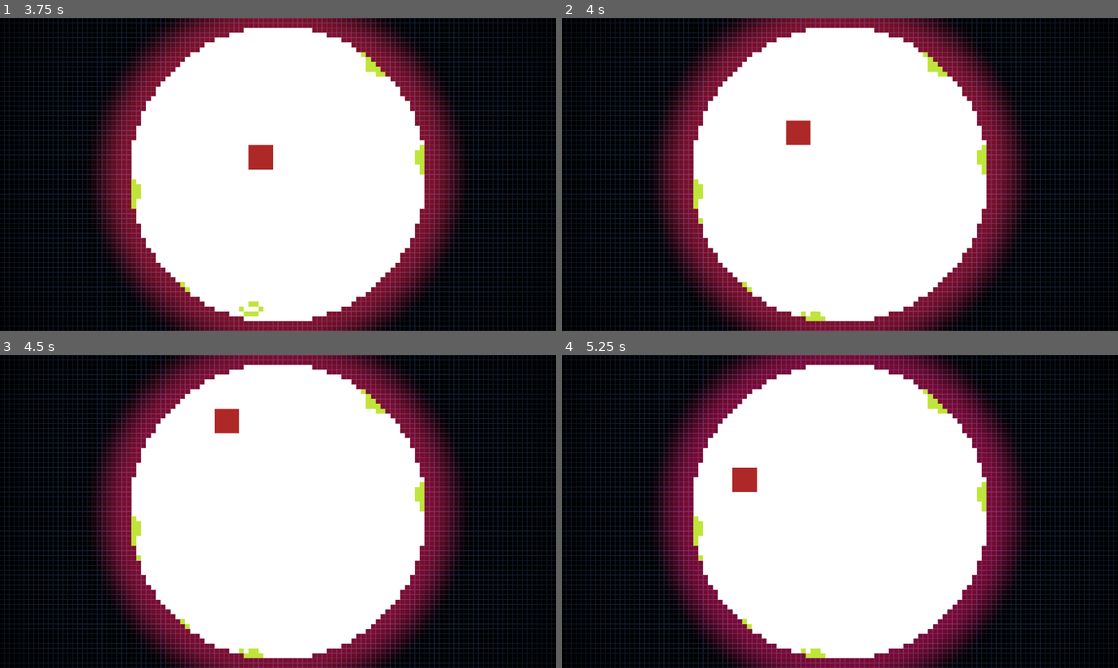
Above: before the commit, frames 1-4 (two rows, left to right).
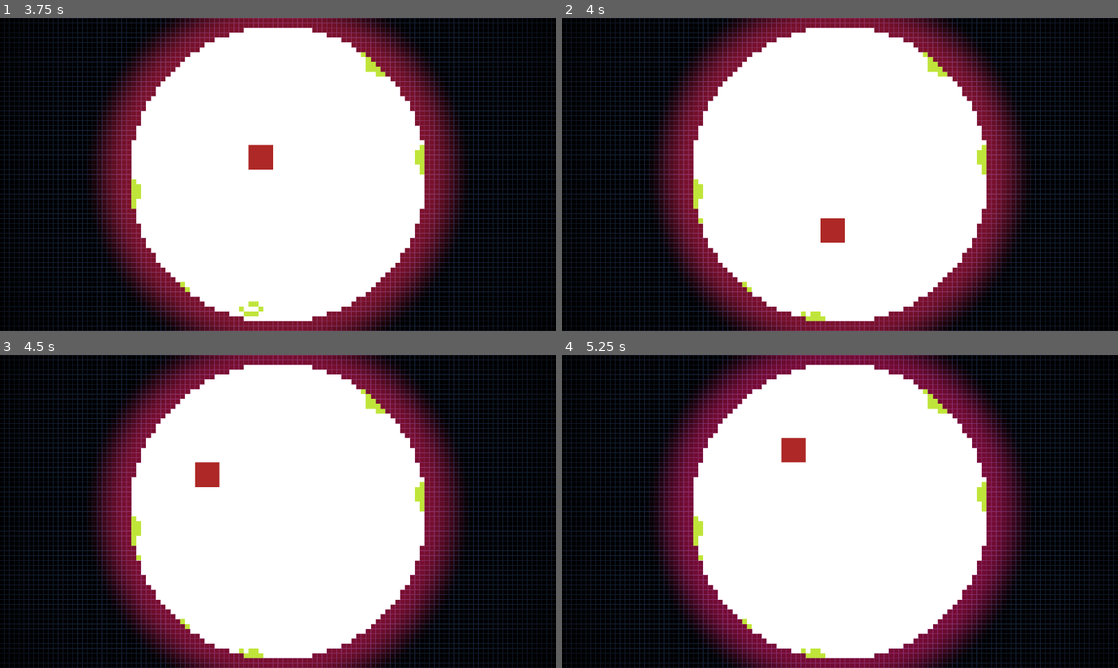
Above: after the commit, the same moments.

Repository: Masupell/sand_tetris_round
Game: Godot game, scene res://scenes/World.tscn
Two runs of this game, one before a commit and one after it. Both use one fixed random seed, a clock stepped at 60 frames per second and the inputs below. The project has no main scene, so this scene is started directly.
Inputs (mouse positions are in pixels of both pictures, inside the frame that each line leads up to):
- Up to frame 1 (3.75 s): tap Enter (ui_accept) at 0.5, 0.77, 1.25, 1.52, 3.02 s; move the mouse to (400, 158) at 0.52 s; hold Right (clockwise) 0.53-1.28 s; click (400, 158) at 0.67 s; tap Left (counter_clockwise) at 0.8, 1.35, 2.3, 2.85 s; move the mouse to (166, 190) at 1.27 s; click (166, 190) at 1.42 s; tap Right (clockwise) at 1.55, 3.05 s; move the mouse to (333, 105) at 2.02 s; hold Right (clockwise) 2.03-2.78 s; click (333, 105) at 2.17 s; move the mouse to (250, 237) at 2.77 s; click (250, 237) at 2.92 s; move the mouse to (444, 221) at 3.52 s; hold Space (space) from 3.53 s (still down); click (444, 221) at 3.67 s
- Up to frame 2 (4 s): keep holding Space (space); tap Enter (ui_accept) at 3.77 s; tap Left (counter_clockwise) at 3.8 s
- Up to frame 3 (4.5 s): move the mouse to (111, 464) at 4.27 s; release Space (space) at 4.28 s; tap Right (clockwise) at 4.35 s; click (111, 464) at 4.42 s
- Up to frame 4 (5.25 s): tap Enter (ui_accept) at 4.52, 5 s; move the mouse to (867, 511) at 5.02 s; hold Left (counter_clockwise) from 5.03 s (still down); click (867, 511) at 5.17 s

Frame 1 is identical in both runs. In frame 2, 0.7% of the frame differs, in the area x 40-51%, y 32-72%; in frame 3, 0.7%, in the area x 35-43%, y 17-43%; in frame 4, 0.7%.

Commit message:
Fixed rotation, by multipling by 10, but to fast now, looks funny though

Diff:
--- a/Code/grid.gd
+++ b/Code/grid.gd
@@ -388,9 +388,9 @@
 
 func move_tetris(angle: float):
 	var relative = Vector2(anchor) - center
-	var rotated = Vector2(relative.x * cos(angle) - relative.y * sin(angle), relative.x * sin(angle) + relative.y * cos(angle))
-	var new_pos = Vector2i((center+rotated).round())
-	var offset = new_pos-anchor
+	var rotated = Vector2(relative.x * cos(angle*10) - relative.y * sin(angle*10), relative.x * sin(angle*10) + relative.y * cos(angle*10))
+	var new_pos = center+rotated
+	var offset = Vector2i((new_pos-Vector2(anchor)).round())
 	move(offset)
 
 func move_down():
